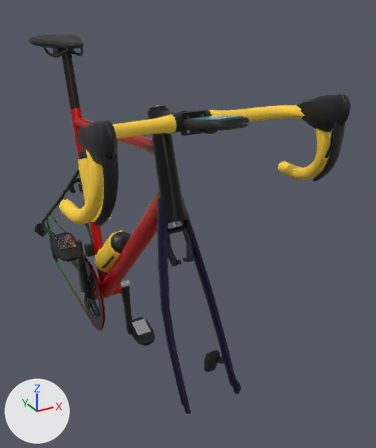
What one commit did to the glTF model apps/client/public/models/bikes/climb.glb.
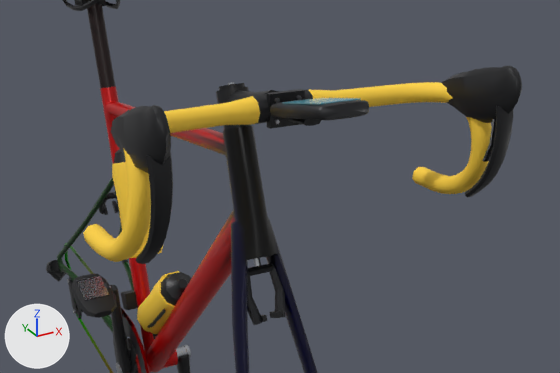
Each version appears first whole from a 50 mm lens placed at (-0.428, -1.277, 1.062), pointed at (0.168, -0.195, 0.521), and next in a close-up on the part from 1% to 100% of the width and 11% to 67% of the height. Lighting does not change. The marker at lower left points along +X, +Y and +Z. The last two pictures show the newer version. Where no turn or scale is listed for an object, it has been applied to the vertices. Vertices at exactly the same position are counted once.

Names of what the first close-up shows: 'cockpit', 'crankset', 'frame', 'opt_bottles', 'opt_brakes_rim', 'opt_derailleur', 'pedal_R' and 1 more.
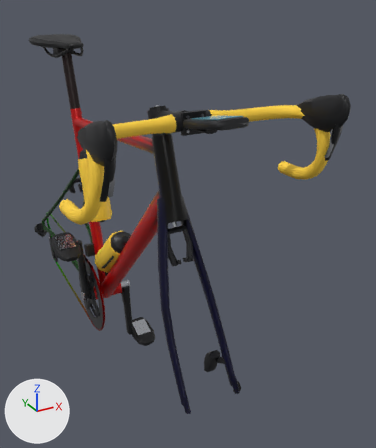
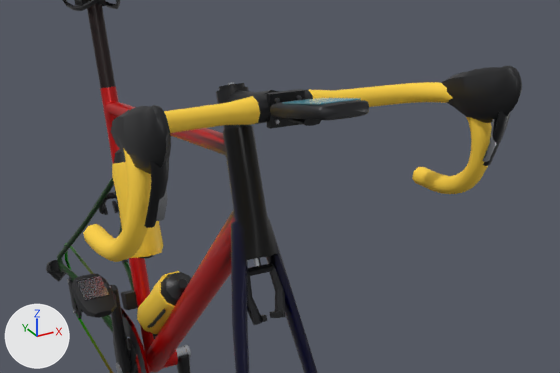
What differs and where, as boxes [x1, y1, x2, y2] in the close-ups (560 x 373 px):
'cockpit', reshaped
    before: [83, 66, 522, 264]
    after: [83, 66, 522, 262]
part 1 of me_cockpit, rebuilt (41% narrower, 39% shorter)
    before: [465, 106, 513, 197]
    after: [483, 111, 511, 166]
part 2 of me_cockpit, rebuilt (34% narrower, 37% shorter)
    before: [136, 152, 173, 264]
    after: [145, 158, 169, 228]

The change, as a list of edits to the scene's bpy script:
```text
Change me_cockpit:
    used by ob_cockpit; location = (0.0, 0.0, 0.0)
    remove me_cockpit.from_pydata(...)  # 1152 vertices, 2228 faces; spans x -0.232..0.232, y -0.67..-0.362, z 0.736..0.917
    add me_cockpit.from_pydata(...)  # 1120 vertices, 2164 faces; spans x -0.232..0.232, y -0.67..-0.362, z 0.736..0.917
    me_cockpit part 1: the loose piece of 74 vertices spanning x 0.189..0.213, y -0.658..-0.601, z 0.755..0.875 is rebuilt with 58 vertices and now spans x 0.191..0.21, y -0.655..-0.626, z 0.8..0.873, in mat_components (black #18191c)
    me_cockpit part 2: the loose piece of 74 vertices spanning x -0.213..-0.189, y -0.658..-0.601, z 0.755..0.875 is rebuilt with 58 vertices and now spans x -0.21..-0.191, y -0.655..-0.626, z 0.8..0.873, in mat_components (black #18191c)
    remove me_cockpit.materials.append(mat_components_001)  # black #18191c
    add me_cockpit.materials.append(mat_components)  # black #18191c
```
